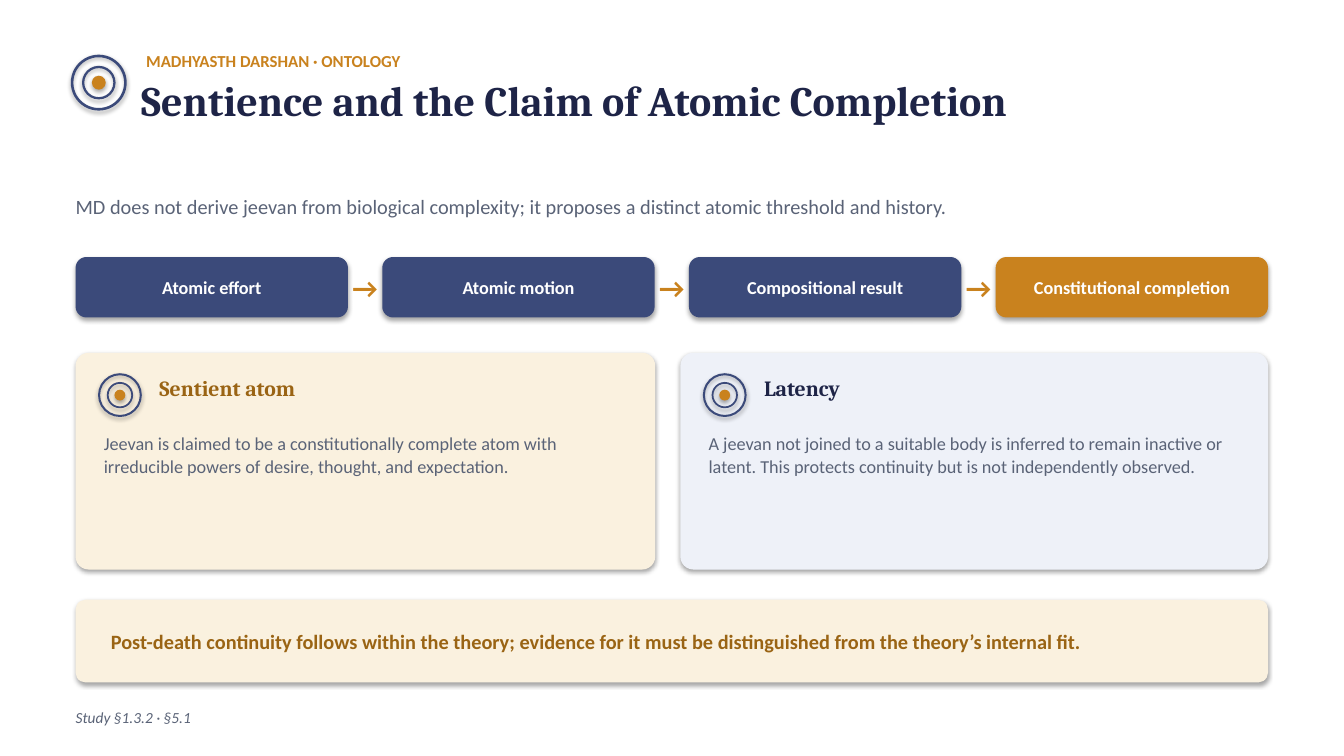
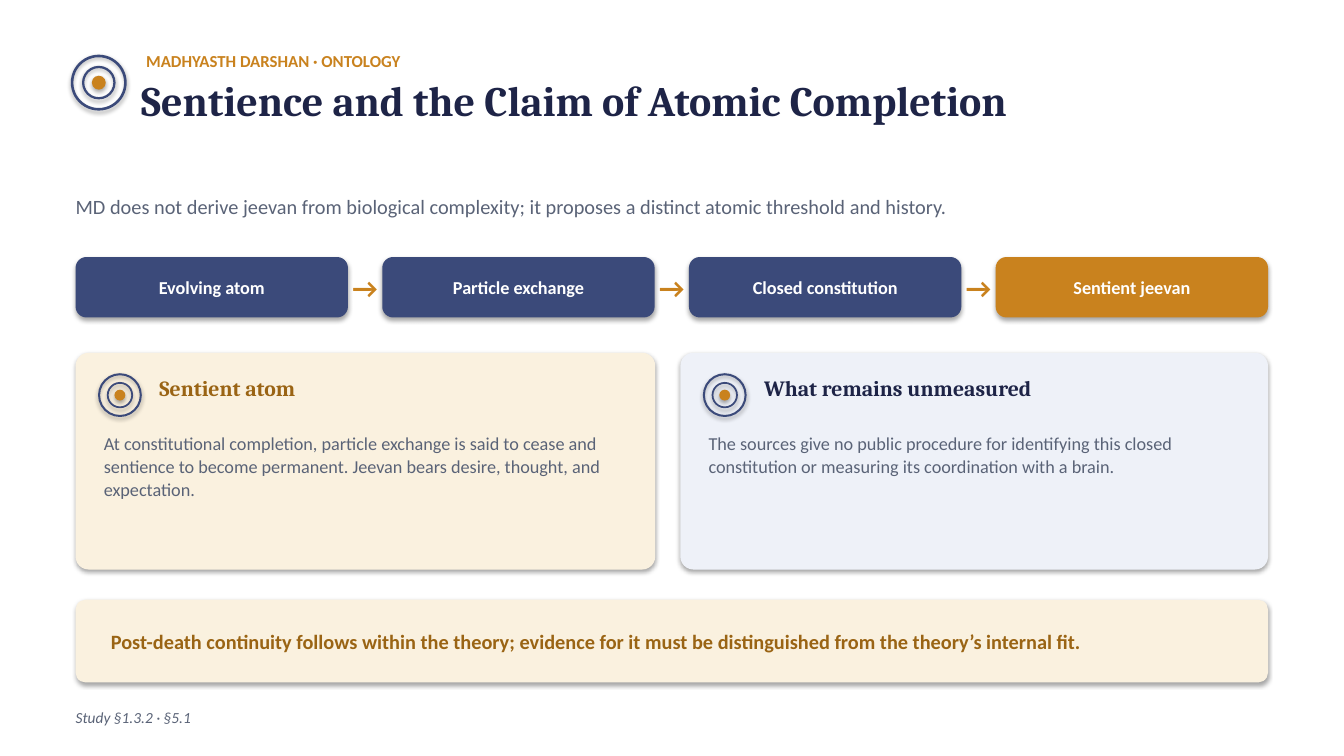
Before and after one commit to raghavamohan/AnalyticMadhyasthDarshan, a slide deck: slide 9 of Studies/Why-Humans-Are-Not-Just-Material/Why-Humans-Are-Not-Just-Material.pptx. Drawn at 1344x756 pixels with LibreOffice and Linux fonts; fonts in the diff are those of the drawing. Boxes give left, top, right and bottom in pixels: in the first picture for what was removed or moved away, otherwise in the second. Text is boxed around its words. In the diff, an @@ line names an element or a change of style, - is before the commit and + after.

Commit message:
Revise human sentience study and align presentation

```diff
--- a/Studies/Why-Humans-Are-Not-Just-Material/Why-Humans-Are-Not-Just-Material.pptx
+++ b/Studies/Why-Humans-Are-Not-Just-Material/Why-Humans-Are-Not-Just-Material.pptx
@@ text at <box>159,281,264,297</box>: text changed @@
-Atomic effort
+Evolving atom
@@ text at <box>453,281,584,297</box>: text changed @@
-Atomic motion
+Particle exchange
@@ text at <box>753,281,898,294</box>: text changed @@
-Compositional result
+Closed constitution
@@ text at <box>1073,281,1190,297</box>: text changed @@
-Constitutional completion
+Sentient jeevan
@@ text at <box>764,381,1031,396</box>: text changed @@
-Latency
+What remains unmeasured
@@ text at <box>104,437,600,499</box>: text changed @@
-Jeevan is claimed to be a constitutionally complete atom with irreducible powers of desire, thought, and expectation.
+At constitutional completion, particle exchange is said to cease and sentience to become permanent. Jeevan bears desire, thought, and expectation.
@@ text at <box>709,437,1172,476</box>: text changed @@
-A jeevan not joined to a suitable body is inferred to remain inactive or latent. This protects continuity but is not independently observed.
+The sources give no public procedure for identifying this closed constitution or measuring its coordination with a brain.
```
Also in this commit, not shown: 16 other slides changed, 16 other files.
